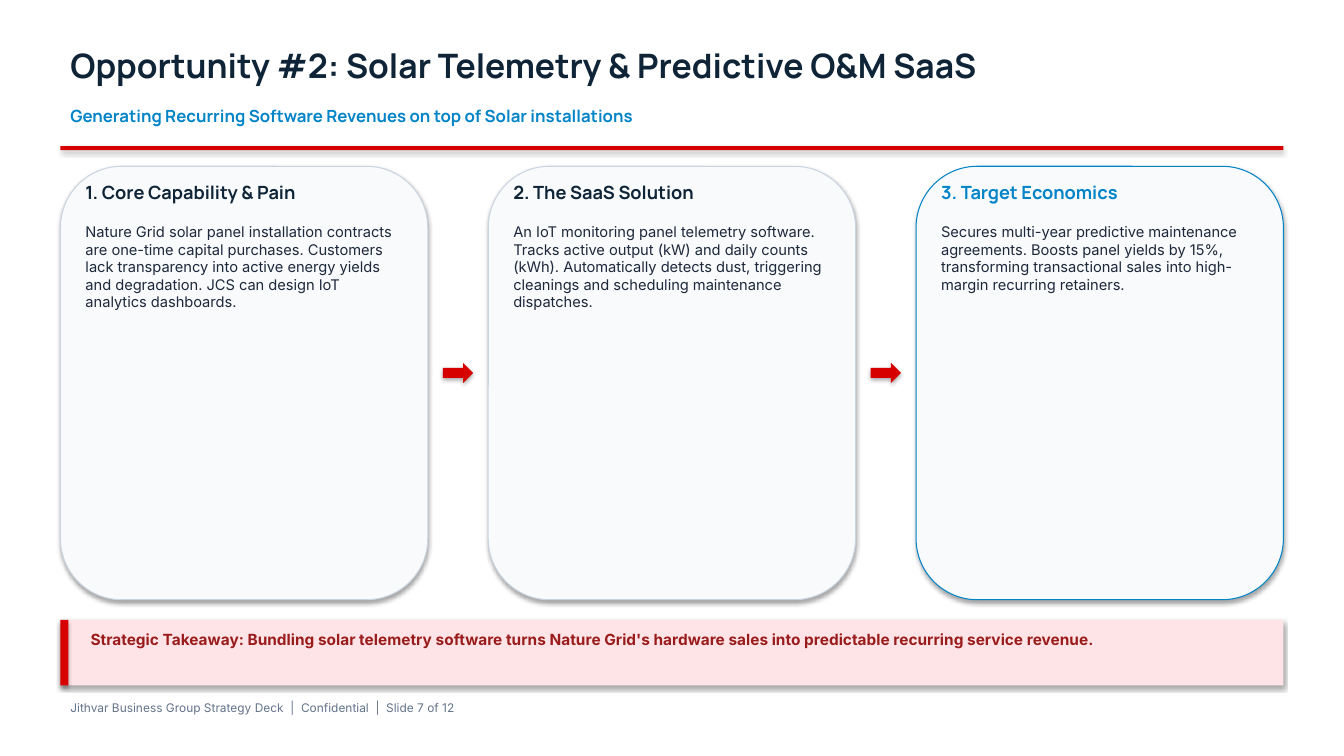
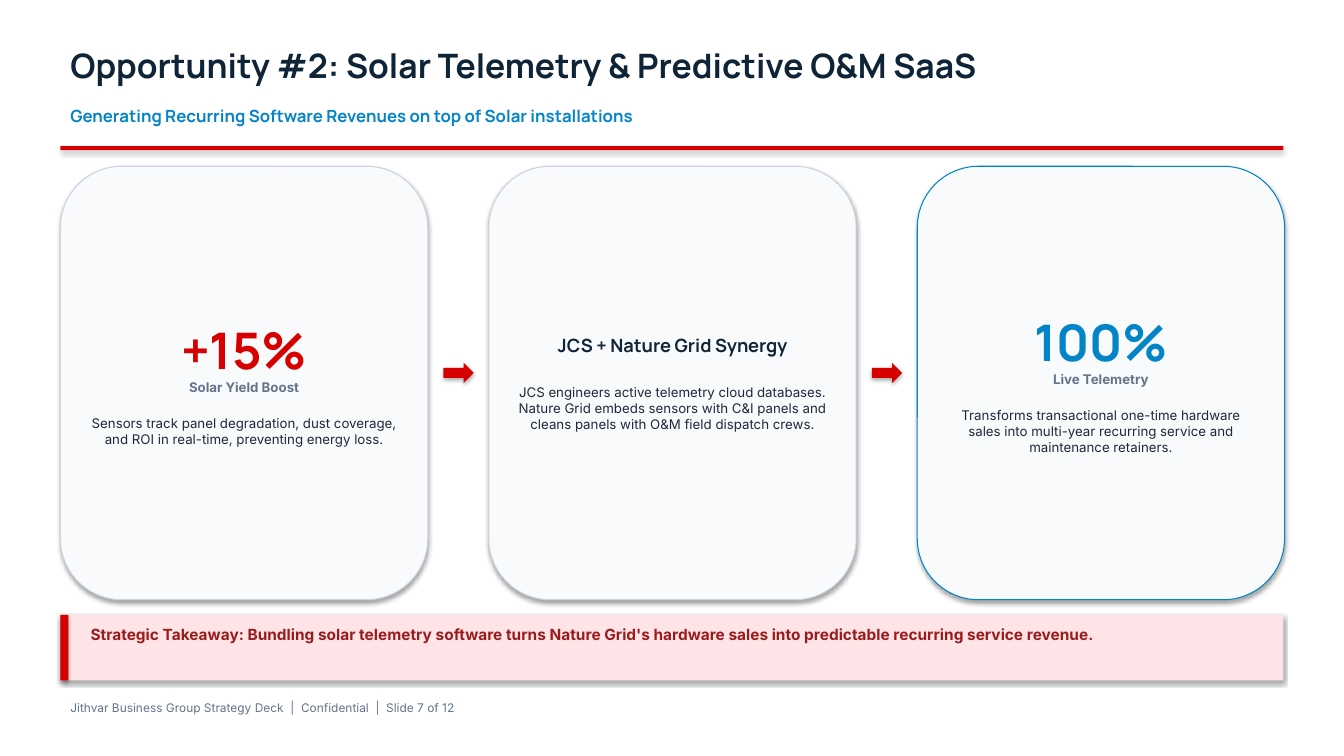
Before and after one commit to parikhniket655/JGB, a slide deck: slide 7 of documents/1_pitch_deck.pptx. Drawn at 1344x756 pixels with LibreOffice and Linux fonts; fonts in the diff are those of the drawing. Boxes give left, top, right and bottom in pixels: in the first picture for what was removed or moved away, otherwise in the second. Text is boxed around its words. In the diff, an @@ line names an element or a change of style, - is before the commit and + after.

```diff
--- a/documents/1_pitch_deck.pptx
+++ b/documents/1_pitch_deck.pptx
@@ text removed at <box>85,185,392,310</box> @@
-1. Core Capability & Pain
-Nature Grid solar panel installation contracts are one-time capital purchases. Customers lack transparency into active energy yields and degradation. JCS can design IoT analytics dashboards.
@@ text removed at <box>513,185,822,310</box> @@
-2. The SaaS Solution
-An IoT monitoring panel telemetry software. Tracks active output (kW) and daily counts (kWh). Automatically detects dust, triggering cleanings and scheduling maintenance dispatches.
@@ text removed at <box>941,185,1237,293</box> @@
-3. Target Economics
-Secures multi-year predictive maintenance agreements. Boosts panel yields by 15%, transforming transactional sales into high-margin recurring retainers.
@@ text in rounded rectangle at <box>961,324,1240,452</box>: text added @@
+100%
+Live Telemetry
+Transforms transactional one-time hardware sales into multi-year recurring service and maintenance retainers.
@@ text in rounded rectangle at <box>92,332,396,447</box>: text added @@
++15%
+Solar Yield Boost
+Sensors track panel degradation, dust coverage, and ROI in real-time, preventing energy loss.
@@ text in rounded rectangle at <box>519,338,826,432</box>: text added @@
+JCS + Nature Grid Synergy
+JCS engineers active telemetry cloud databases. Nature Grid embeds sensors with C&I panels and cleans panels with O&M field dispatch crews.
@@ 2 rectangles, 1 text: place and size @@
-2 rectangles, 1 text at <box>60,620,1284,686</box>
+2 rectangles, 1 text at <box>60,615,1284,681</box>
```
Also in this commit, not shown: 10 other slides changed, 1 other file.
